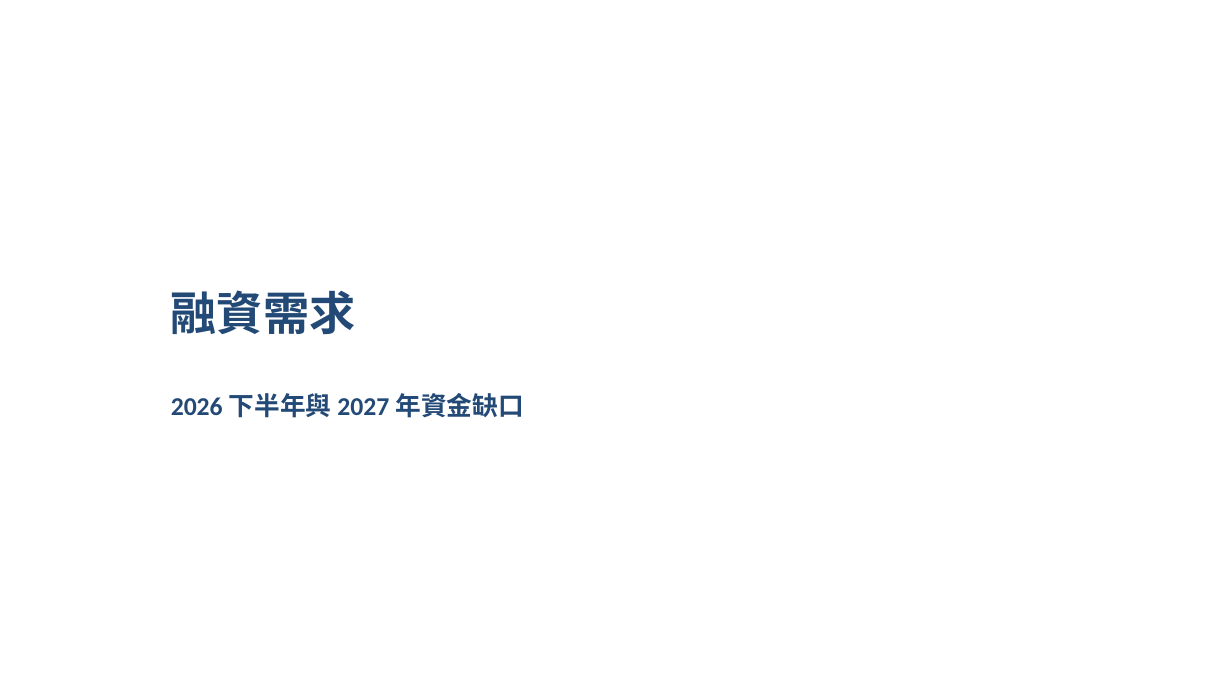
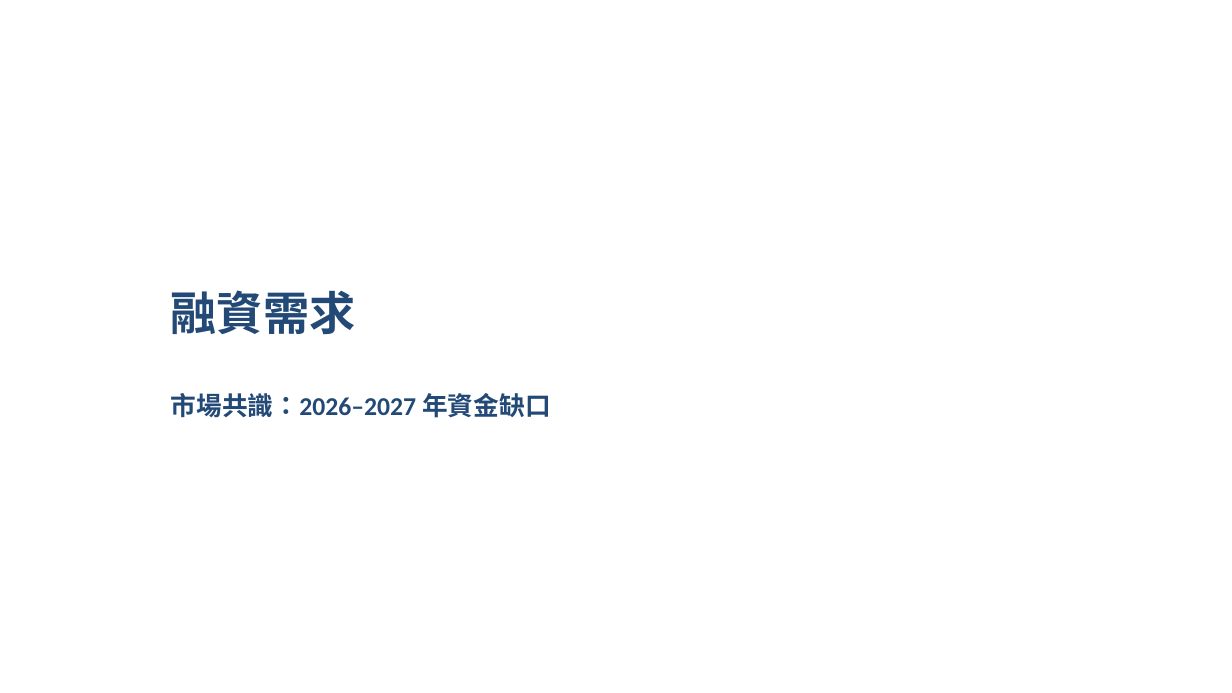
Before and after one commit to wlinoxox/Coreweave-Credit-Risk, a slide deck: slide 17 of deck/CoreWeave信用風險與融資需求_20261016.pptx (slide 16 before the commit). Drawn at 1232x693 pixels with LibreOffice and Linux fonts; fonts in the diff are those of the drawing; background and template pictures are left out. Boxes give left, top, right and bottom in pixels: in the first picture for what was removed or moved away, otherwise in the second. Text is boxed around its words. In the diff, an @@ line names an element or a change of style, - is before the commit and + after.

```diff
--- a/deck/CoreWeave信用風險與融資需求_20261016.pptx
+++ b/deck/CoreWeave信用風險與融資需求_20261016.pptx
@@ text at bbox=[171, 393, 550, 418]: text changed @@
-2026 下半年與 2027 年資金缺口
+市場共識：2026–2027 年資金缺口
```
Also in this commit, not shown: 13 other slides changed, 5 slides added, 3 slides removed, 6 other files.
